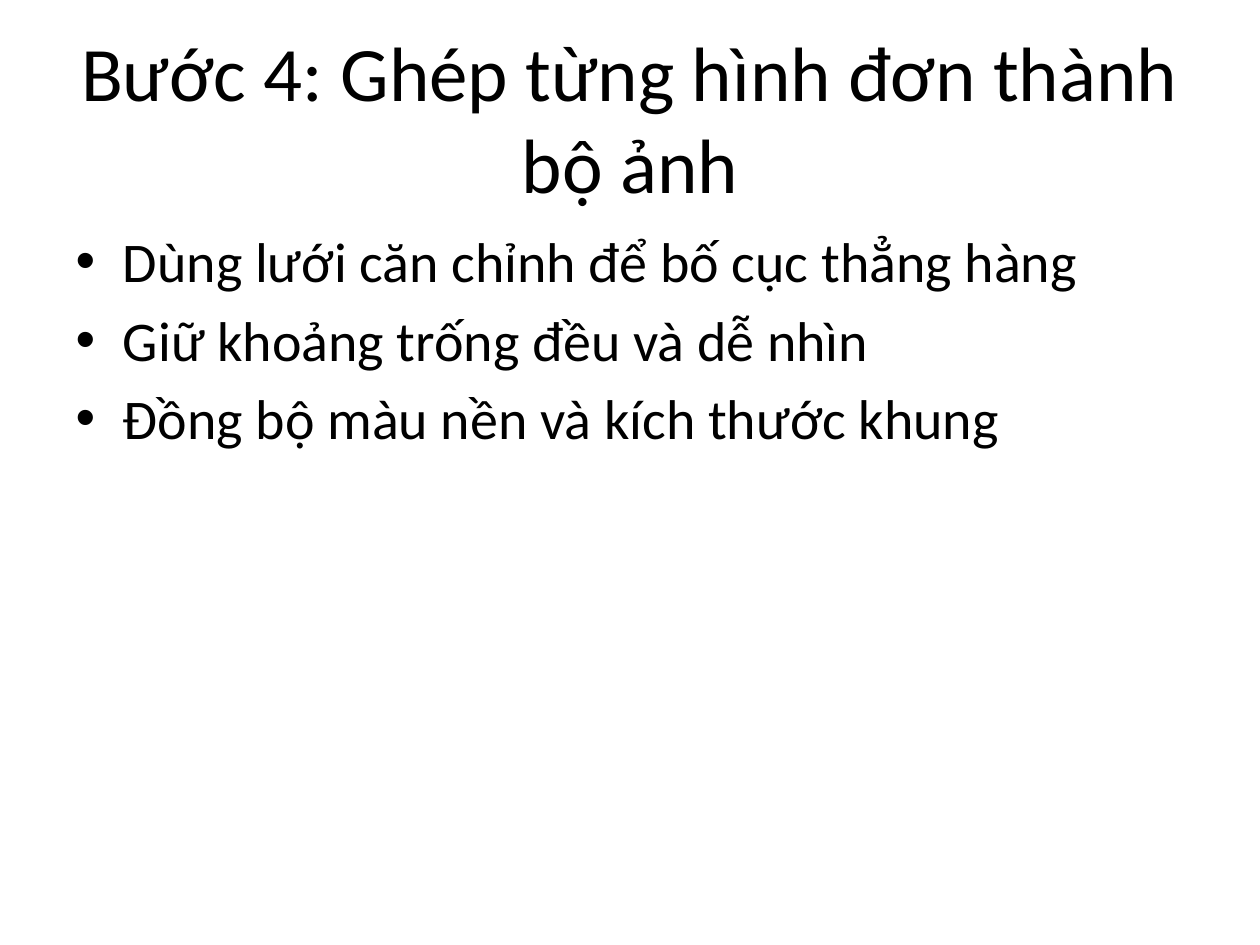
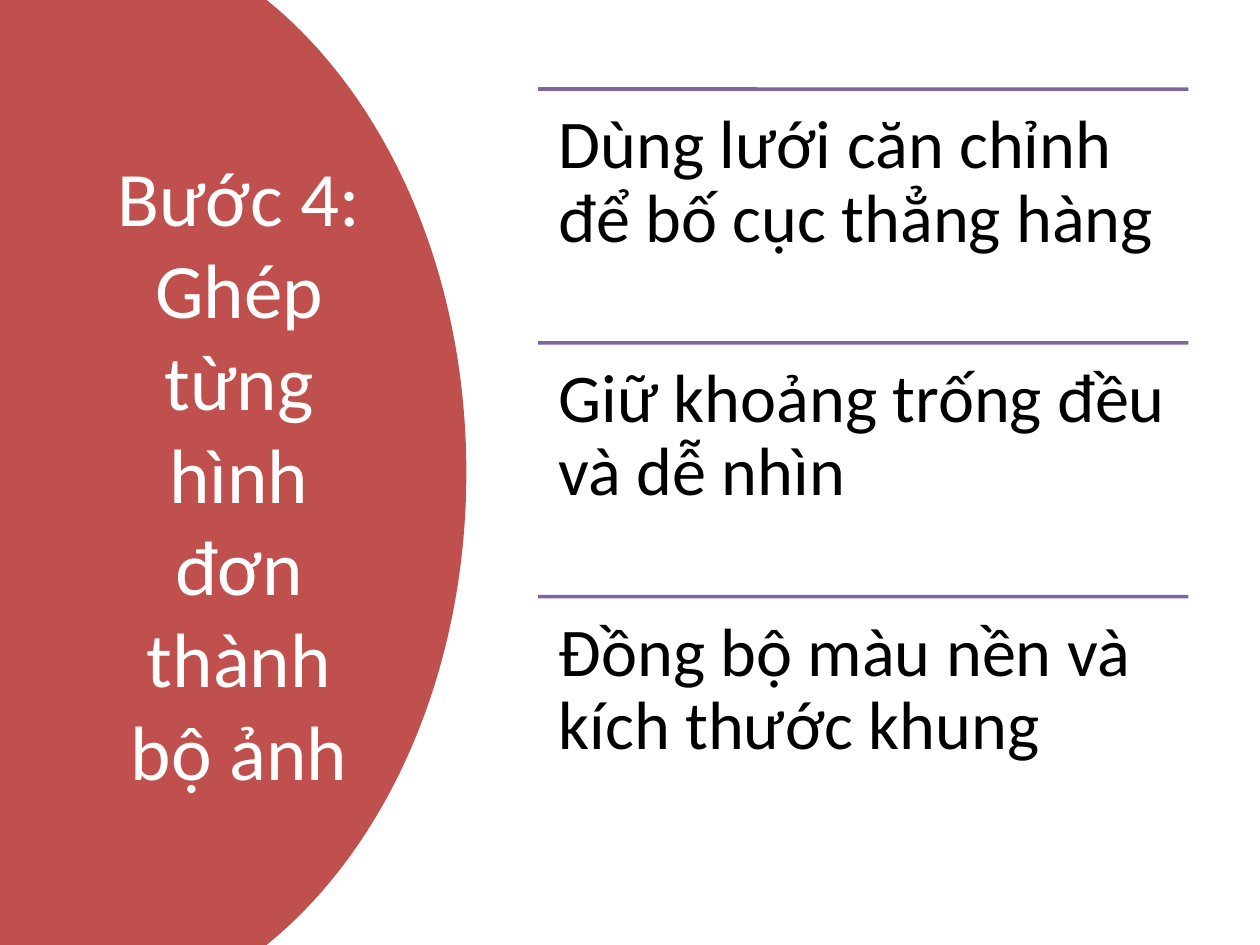
Before and after one commit to SokKimThanh/Yas-upload-hinh, a slide deck: slide 6 of Linh Kiện Khuôn Ép Nhựa/33-tapered-pin-set-standard-installation-type-suj2/yas-tek-full-ky-nang-upload-sp.pptx. Drawn at 1260x945 pixels with LibreOffice and Linux fonts; fonts in the diff are those of the drawing. Boxes give left, top, right and bottom in pixels: in the first picture for what was removed or moved away, otherwise in the second. Text is boxed around its words. In the diff, an @@ line names an element or a change of style, - is before the commit and + after.

```diff
--- a/Linh Kiện Khuôn Ép Nhựa/33-tapered-pin-set-standard-installation-type-suj2/yas-tek-full-ky-nang-upload-sp.pptx
+++ b/Linh Kiện Khuôn Ép Nhựa/33-tapered-pin-set-standard-installation-type-suj2/yas-tek-full-ky-nang-upload-sp.pptx
@@ freeform shape added at (x1=0, y1=0, x2=466, y2=945), fill #C0504D @@
@@ title "Bước 4: Ghép từng hình ..." moved from (x1=81, y1=47, x2=1177, y2=206) to (x1=118, y1=173, x2=360, y2=793) @@
@@ title "Bước 4: Ghép từng hình ..." at (x1=118, y1=173, x2=360, y2=793): text colour #000000 to #FFFFFF @@
@@ text removed at (x1=123, y1=235, x2=1077, y2=449) @@
-• Dùng lưới căn chỉnh để bố cục thẳng hàng
-• Giữ khoảng trống đều và dễ nhìn
-• Đồng bộ màu nền và kích thước khung
@@ group added at (x1=538, y1=89, x2=1188, y2=761): 3 lines, 3 texts @@
+Dùng lưới căn chỉnh để bố cục thẳng hàng
+Giữ khoảng trống đều và dễ nhìn
+Đồng bộ màu nền và kích thước khung
```
Also in this commit, not shown: 7 other slides changed, 2 other files.
